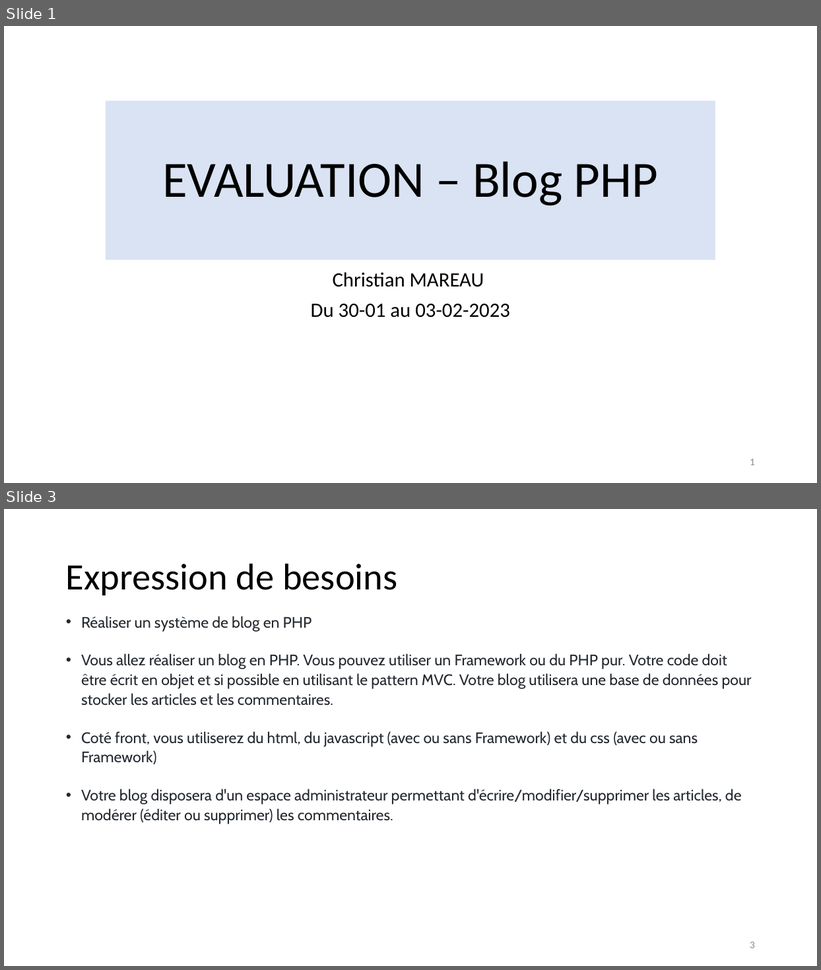
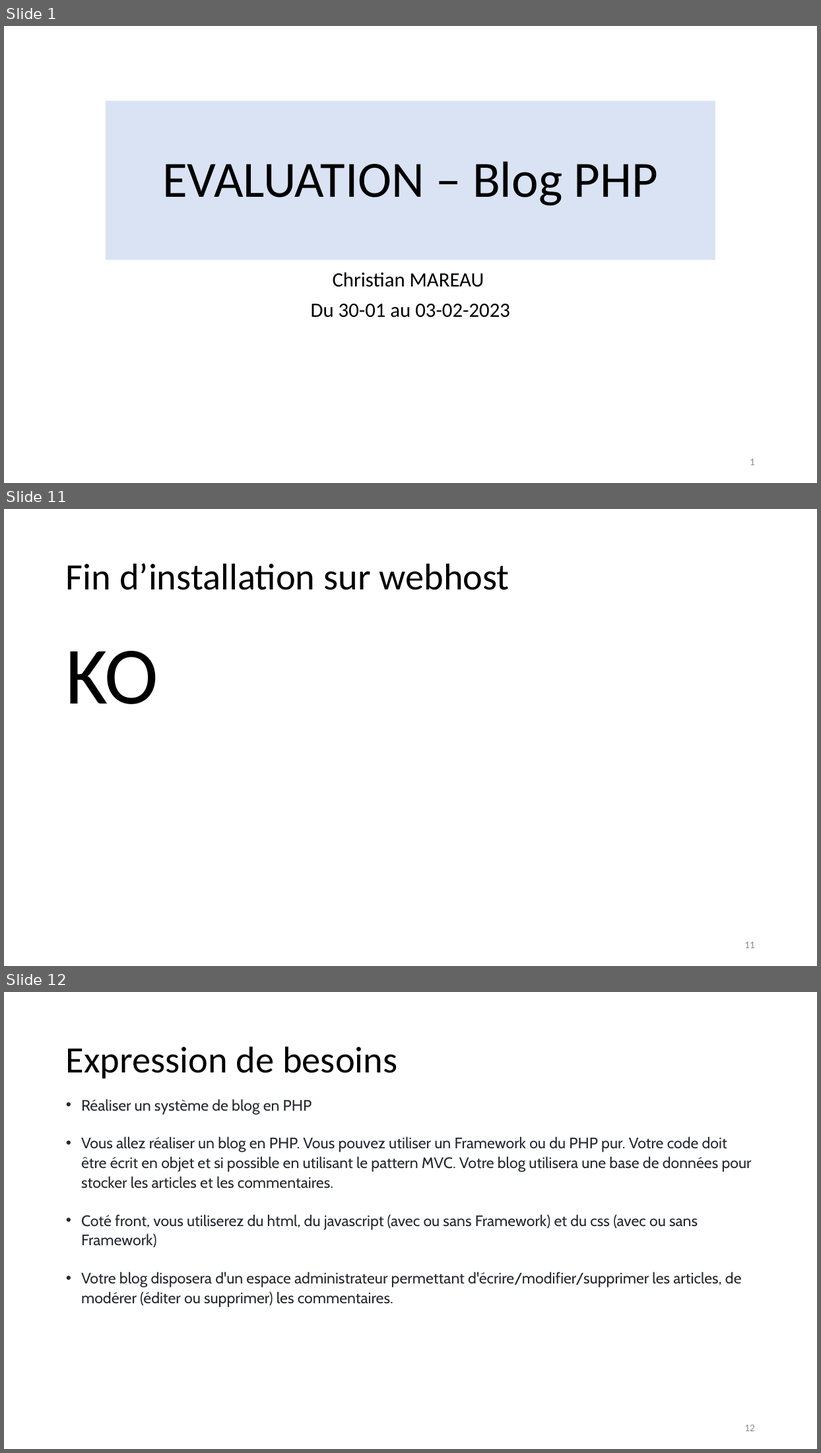
Before and after one commit to chiro314/eval_php_blog, a slide deck: _Conception.pptx. Shown one above the other, each under a label of ours: slides 1 and 3 before the commit, slides 1, 11 and 12 after it; the slides between them are not shown. The pictures are 821x970 and 821x1453 pixels, drawn with LibreOffice and Linux fonts; fonts in the diff are those of the drawing. Boxes give left, top, right and bottom in pixels: in the first picture for what was removed or moved away, otherwise in the second. Text is boxed around its words. In the diff, an @@ line names an element or a change of style, - is before the commit and + after.

```diff
--- a/_Conception.pptx
+++ b/_Conception.pptx
@@ slide 11 added at (x1=4, y1=509, x2=817, y2=966), background #FFFFFF @@
@@ title added at (x1=66, y1=563, x2=509, y2=590), 44 pt, text #000000 @@
+Fin d’installation sur webhost
@@ text added at (x1=66, y1=651, x2=158, y2=704), 96 pt, text #000000 @@
+KO
@@ page number added at (x1=745, y1=942, x2=755, y2=949), 12 pt, text #8C8C8C @@
+11
@@ what was slide 3 is now slide 12 @@
@@ page number at (x1=745, y1=1425, x2=755, y2=1432): text changed @@
-3
+12
```
Also in this commit, not shown: 1 slide changed, 8 other slides added.
